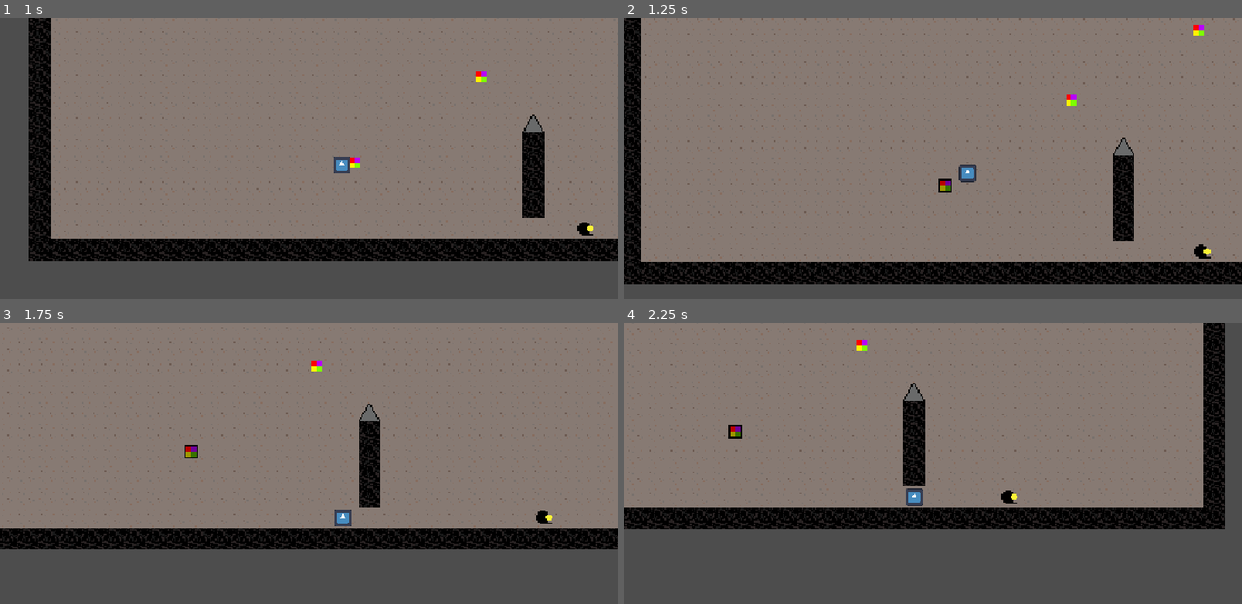
Above: before the commit, frames 1-4 (two rows, left to right).
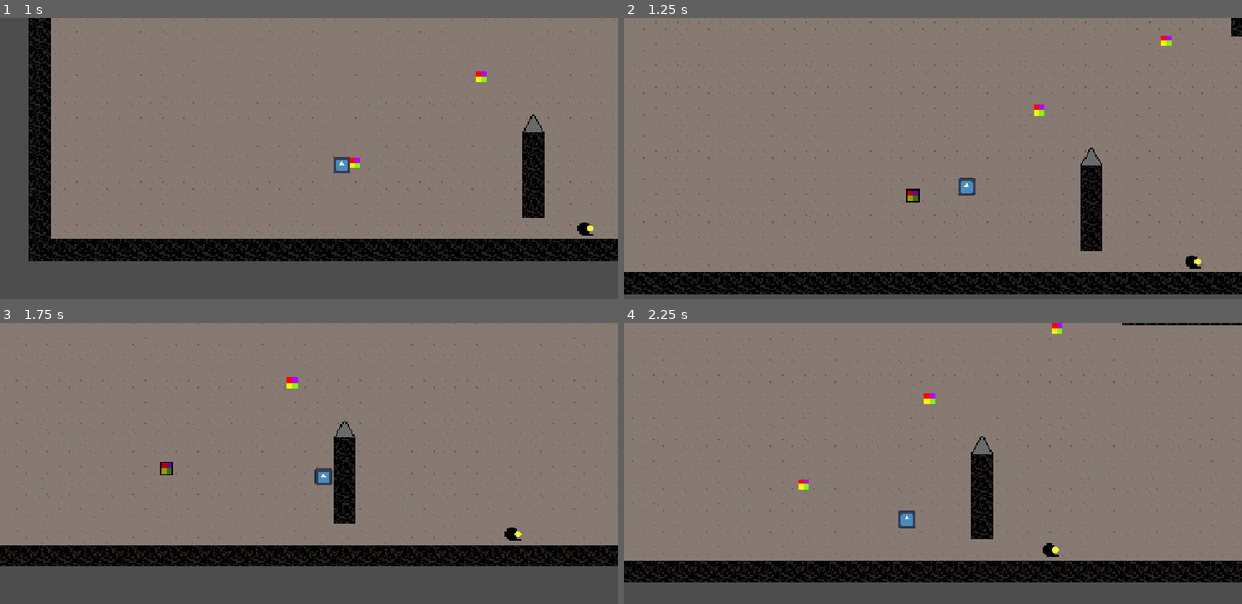
Above: after the commit, the same moments.

Repository: Minejerik/micheal_jump
Game: Godot game, scene res://scenes/levels/level5.tscn
The game is run twice, just before and just after one commit, with the same random seed, the same clock (stepped at 60 frames per second) and the same inputs. This scene is started directly instead of the project's main scene. The engine's default icon, where the game draws it, is replaced by a stand-in: a white triangle on a blue panel in a dark square.
Inputs:
- Up to frame 1 (1 s): tap Enter at 0.5 s; hold Right (ui_right) from 0.53 s (still down); tap Alt at 0.6 s; tap Space (jump) at 0.77 s
- Up to frame 2 (1.25 s): keep holding Right (ui_right)
- Up to frame 3 (1.75 s): keep holding Right (ui_right); tap Shift at 1.35 s; tap Space (jump) at 1.52 s
- Up to frame 4 (2.25 s): release Right (ui_right) at 2.03 s; hold Left (ui_left) from 2.03 s (still down); tap Alt at 2.1 s

Frame 1 is identical in both runs. In frame 2, 16% of the frame differs, in the area x 0-100%, y 0-99%; in frame 3, 17%; in frame 4, 34%, in the area x 0-100%, y 0-93%.

Commit message:
setting to disable jump boost assist slowdown

Diff:
--- a/assets/ui/themes/main_menu.tres
+++ b/assets/ui/themes/main_menu.tres
@@ -15,6 +15,15 @@
 border_color = Color(1, 1, 1, 1)
 shadow_size = 2
 shadow_offset = Vector2(2, 2)
+
+[sub_resource type="StyleBoxFlat" id="StyleBoxFlat_v1dnd"]
+bg_color = Color(0.6, 0.6, 0.6, 0)
+
+[sub_resource type="StyleBoxFlat" id="StyleBoxFlat_pquv6"]
+bg_color = Color(0.6, 0.6, 0.6, 0)
+
+[sub_resource type="StyleBoxFlat" id="StyleBoxFlat_khngx"]
+bg_color = Color(0.6, 0.6, 0.6, 0)
 
 [sub_resource type="StyleBoxEmpty" id="StyleBoxEmpty_v1dnd"]
 
@@ -47,6 +56,9 @@
 Button/styles/focus = SubResource("StyleBoxEmpty_01qoa")
 Button/styles/hover = ExtResource("2_dixgl")
 Button/styles/normal = SubResource("StyleBoxFlat_l6cm7")
+CheckBox/styles/focus = SubResource("StyleBoxFlat_v1dnd")
+CheckBox/styles/hover = SubResource("StyleBoxFlat_pquv6")
+CheckBox/styles/normal = SubResource("StyleBoxFlat_khngx")
 HSlider/constants/tick_offset = 18
 HSlider/icons/grabber = ExtResource("3_v1dnd")
 HSlider/icons/grabber_disabled = ExtResource("3_v1dnd")
--- a/scenes/ui/settings.tscn
+++ b/scenes/ui/settings.tscn
@@ -1,12 +1,13 @@
 [gd_scene load_steps=3 format=3 uid="uid://ustsft2lbc4j"]
 
 [ext_resource type="Theme" uid="uid://bgwet62xxfxeb" path="res://assets/ui/themes/main_menu.tres" id="1_7pacj"]
-[ext_resource type="Script" path="res://scripts/ui/settings.gd" id="2_h175o"]
+[ext_resource type="Script" uid="uid://dan2oy7w15ail" path="res://scripts/ui/settings.gd" id="2_h175o"]
 
 [node name="Settings" type="Window"]
 oversampling_override = 1.0
 title = "settings.exe"
-size = Vector2i(300, 135)
+position = Vector2i(0, 27)
+size = Vector2i(300, 125)
 popup_window = true
 min_size = Vector2i(195, 100)
 max_size = Vector2i(300, 200)
@@ -35,6 +36,7 @@
 
 [node name="VBoxContainer" type="VBoxContainer" parent="ColorRect/MarginContainer"]
 layout_mode = 2
+theme_override_constants/separation = 13
 
 [node name="HBoxContainer" type="HBoxContainer" parent="ColorRect/MarginContainer/VBoxContainer"]
 layout_mode = 2
@@ -58,14 +60,11 @@
 [node name="Label" type="Label" parent="ColorRect/MarginContainer/VBoxContainer/HBoxContainer2"]
 layout_mode = 2
 theme_override_font_sizes/font_size = 26
-text = "Jump Boost Slowdown: "
+text = "Jump Boost Assist: "
 
-[node name="CheckBox" type="CheckBox" parent="ColorRect/MarginContainer/VBoxContainer/HBoxContainer2"]
+[node name="assistCheck" type="CheckBox" parent="ColorRect/MarginContainer/VBoxContainer/HBoxContainer2"]
 layout_mode = 2
-
-[node name="HSeparator" type="HSeparator" parent="ColorRect/MarginContainer/VBoxContainer"]
-layout_mode = 2
-theme_override_constants/separation = 15
+size_flags_horizontal = 10
 
 [node name="SettingsSave" type="Button" parent="ColorRect/MarginContainer/VBoxContainer"]
 layout_mode = 2
--- a/scripts/managers/SM.gd
+++ b/scripts/managers/SM.gd
@@ -1,5 +1,6 @@
 extends Node
 
 var SETTINGS = {
-	"volume": 50
+	"volume": 50,
+	"assist": false
 }
--- a/scripts/objects/jump_extra.gd
+++ b/scripts/objects/jump_extra.gd
@@ -12,13 +12,15 @@
 func _on_area_2d_body_entered(body: Node2D) -> void:
 	if body.name == "player" && cool_down == false && !DM.player_dead:
 		#Engine.time_scale = 0.5
-		TM.request_time_change(0.5, 5)
+		if SM.SETTINGS["assist"]:
+			TM.request_time_change(0.5, 5)
 		DM.allowed_jump_again = true
 		cool_down = true
 
 func _on_area_2d_body_exited(body: Node2D) -> void:
 	if body.name == "player":
-		TM.request_time_change(1, 5)
+		if SM.SETTINGS["assist"]:
+			TM.request_time_change(1, 5)
 		DM.allowed_jump_again = false
 		$Timer.start()
 
--- a/scripts/ui/settings.gd
+++ b/scripts/ui/settings.gd
@@ -1,10 +1,16 @@
 extends Window
 
+@onready var volume_slider = $ColorRect/MarginContainer/VBoxContainer/HBoxContainer/VolumeSlider
+@onready var assist_check = $ColorRect/MarginContainer/VBoxContainer/HBoxContainer2/assistCheck
+
 func _ready() -> void:
-	$ColorRect/MarginContainer/VBoxContainer/HBoxContainer/VolumeSlider.value = SM.SETTINGS["volume"]
+	volume_slider.value = SM.SETTINGS["volume"]
+	assist_check.set_pressed_no_signal(SM.SETTINGS["assist"])
+	PM.game_unpaused.connect(hide)
 
 func _on_close_requested() -> void:
 	hide()
 
 func _on_settings_save_pressed() -> void:
-	SM.SETTINGS["volume"] = $ColorRect/MarginContainer/VBoxContainer/HBoxContainer/VolumeSlider.value
+	SM.SETTINGS["volume"] = volume_slider.value
+	SM.SETTINGS["assist"] = assist_check.is_pressed()
Not shown: 1 places in assets/ui/themes/main_menu.tres that only renumber resources
